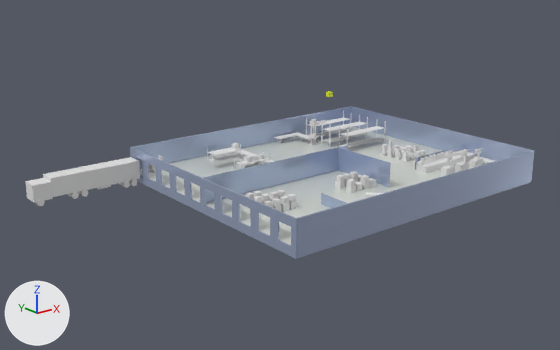
A saved change to the glTF model public/warehouse.glb.
Rendered twice from a camera (50 mm lens) standing at (-69.4, -84.7, 36.7) and looking at (-1.6, 0.1, 2.8). The lights are fixed; the arrows at lower left show +X, +Y and +Z. Where no turn or scale is listed for an object, it has been applied to the vertices.

The older version as bpy lines, for what is in view:
```python
me_cube = bpy.data.meshes.new('Cube')
me_cube.from_pydata(...)  # a box spanning x -1.35..1.35, y -1.25..1.25, z -1.25..1.25
me_cube_006 = bpy.data.meshes.new('Cube.006')
me_cube_006.from_pydata([(-23.4, -40.0, -1.3), (-23.4, 0.0, -1.3), (23.4, -40.0, -1.3), (23.4, 0.0, -1.3)], [], [(3, 1, 0), (3, 0, 2)])
me_cube_006.materials.append(mat_white)  # white #e2e7e1
me_cube_059 = bpy.data.meshes.new('Cube.059')
me_cube_059.from_pydata(...)  # 256 vertices, 468 faces; spans x -7.01..6.0, y -5.79..1.0, z -0.5..3.21
ob_cube_003 = bpy.data.objects.new('Cube.003', me_cube)
ob_cube_003.location = (-30.96, 17.72, 1.97)
ob_floor = bpy.data.objects.new('Floor', me_cube_006)
ob_floor.location = (8.33, 20.04, 2.54)
ob_packing_zone = bpy.data.objects.new('Packing zone', me_cube_059)
ob_packing_zone.location = (25.61, -8.4, 1.72)
# also in view: 'Cube.005' at (-22.6, 17.7, 2.4); 'Building' at (8.3, 0.0, 2.5)
```
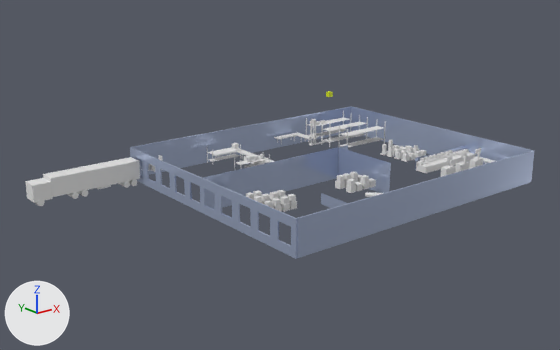
Boxes (x1, y1, x2, y2) around the edits, measured in the pictures (560 x 350 px):
'Floor', deleted: before (140, 127, 488, 245)

The change in detail:
Object 'Floor' (ob_floor) is deleted.
